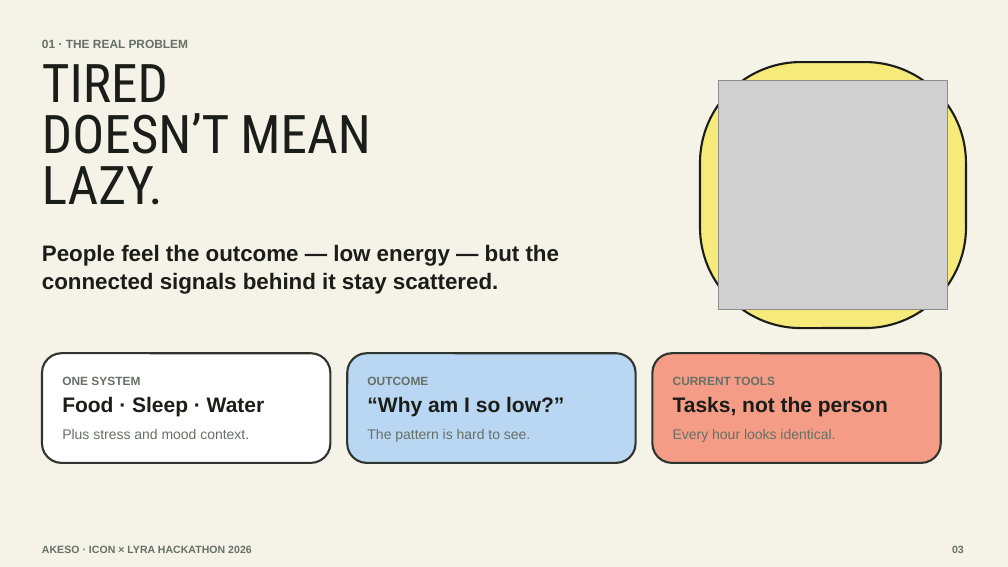
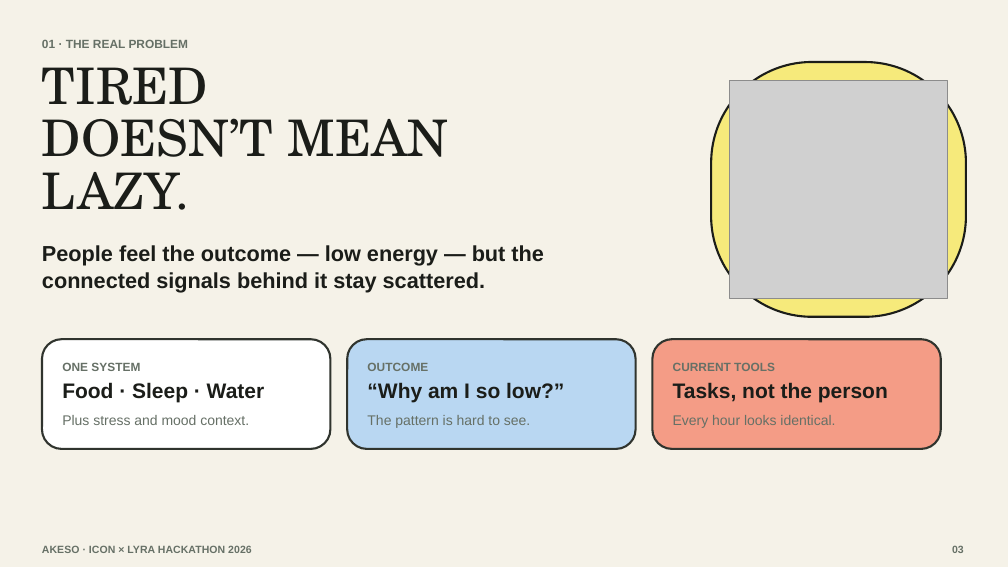
Before and after one commit to EdwinjJ1/akeso, a slide deck: slide 4 of pitch/Akeso-ICON-Lyra-Pitch-Revised.pptx. Drawn at 1008x567 pixels with LibreOffice and Linux fonts; fonts in the diff are those of the drawing; grey boxes stand for pictures. Boxes give left, top, right and bottom in pixels: in the first picture for what was removed or moved away, otherwise in the second. Text is boxed around its words. In the diff, an @@ line names an element or a change of style, - is before the commit and + after.

```diff
--- a/pitch/Akeso-ICON-Lyra-Pitch-Revised.pptx
+++ b/pitch/Akeso-ICON-Lyra-Pitch-Revised.pptx
@@ text "TIRED" at (42,67,449,210): size 38 to 36 pt, font Roboto Condensed to TeX Gyre Schola; line spacing 36.5pt to 37.4pt @@
@@ rounded rectangle: place and size @@
-rounded rectangle at (700,62,966,329)
+rounded rectangle at (712,62,967,318)
@@ rounded rectangle at (712,62,967,318): proportions changed @@
@@ picture: place and size @@
-picture at (718,81,948,310)
+picture at (730,81,949,299)
@@ text "People feel the outcome — ..." at (42,245,544,293): size 16 to 15.5 pt; line spacing 20pt to 19.4pt; less space between paragraphs @@
@@ 9 texts, 3 rounded rectangles: place and size @@
-9 texts, 3 rounded rectangles at (42,353,940,463)
+9 texts, 3 rounded rectangles at (42,340,940,450)
```
Also in this commit, not shown: 9 other slides changed, 1 slide added, 2 other files.
